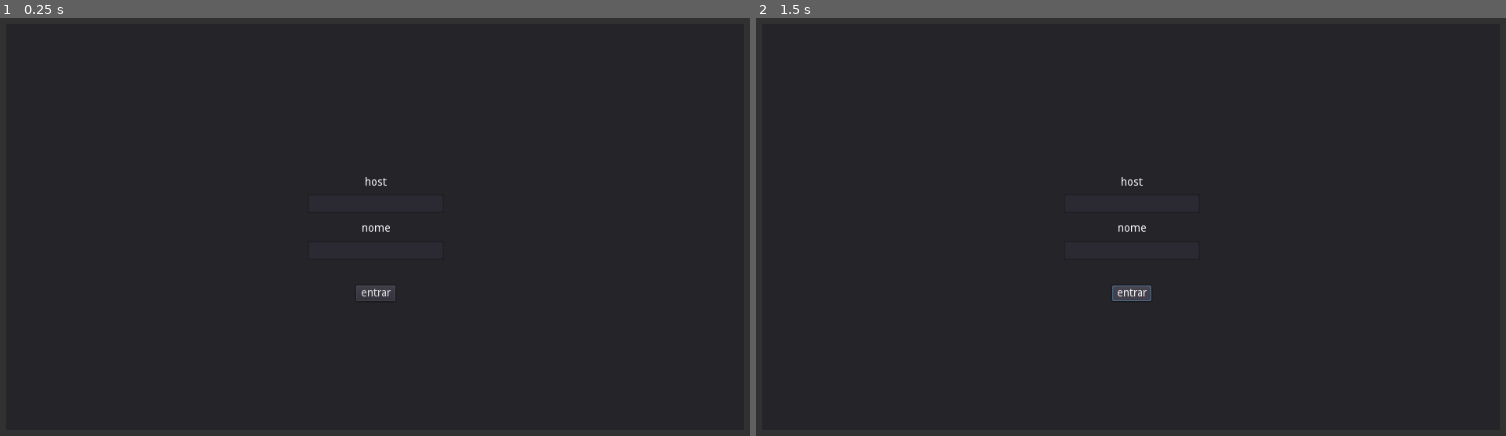
Above: before the commit, frames 1-2 (left to right).
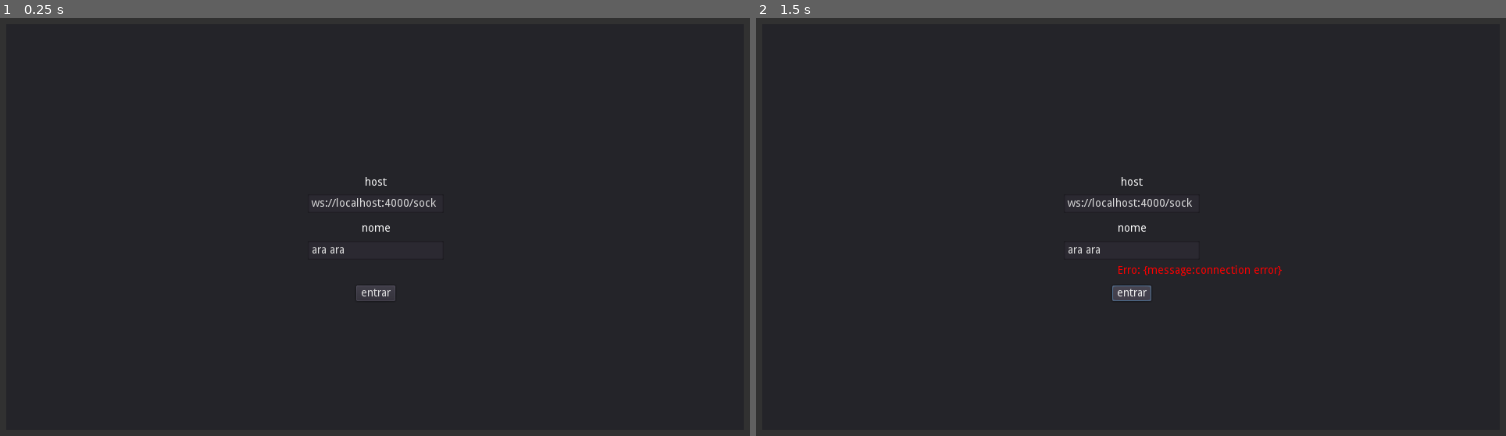
Above: after the commit, the same moments.

Repository: BielMaxBR/elixir-com-godot
Game: Godot game, scene res://login.tscn
The game is run twice, just before and just after one commit, with the same random seed, the same clock (stepped at 60 frames per second) and the same inputs.
Inputs:
- Up to frame 1 (0.25 s): no input
- Up to frame 2 (1.5 s): click "entrar" at 0.5 s; click "entrar" at 1.25 s

The runs differ from the first frame. In frame 1, 0.2% of the frame differs, in the area x 41-59%, y 43-57%; in frame 2, 0.4%, in the area x 41-71%, y 43-62%.

Commit message:
man a godot foi k +-

Diff:
--- a/godot_client/conection.gd
+++ b/godot_client/conection.gd
@@ -18,6 +18,7 @@
 	presence.connect("on_join", self, "_on_Presence_join")
 	presence.connect("on_leave", self, "_on_Presence_leave")
 
+
 	channel = socket.channel("chat:lobby", {}, presence)
 	channel.connect("on_event", self, "_on_Channel_event")
 	channel.connect("on_join_result", self, "_on_Channel_join_result")
@@ -37,7 +38,7 @@
 	print(error)
 	emit_signal("error", error)
 
-func _on_Channel_join_result():
+func _on_Presence_join():
 	print('?')
 	emit_signal("connected")
 
--- a/godot_client/login.tscn
+++ b/godot_client/login.tscn
@@ -38,6 +38,7 @@
 margin_top = -42.0
 margin_right = 87.5
 margin_bottom = -18.0
+text = "ws://localhost:4000/socket"
 __meta__ = {
 "_edit_use_anchors_": false
 }
@@ -51,6 +52,7 @@
 margin_top = 18.0
 margin_right = 87.5
 margin_bottom = 42.0
+text = "ara ara"
 __meta__ = {
 "_edit_use_anchors_": false
 }
--- /dev/null
+++ b/godot_client/padrao.gd
@@ -0,0 +1,81 @@
+extends Node2D
+
+var socket : PhoenixSocket
+var channel : PhoenixChannel
+var presence : PhoenixPresence
+
+func _ready():
+	socket = PhoenixSocket.new("ws://localhost:4000/socket", {
+	  params = {"ok": "ok"}
+	})
+
+	# Subscribe to Socket events
+	socket.connect("on_open", self, "_on_Socket_open")
+	socket.connect("on_close", self, "_on_Socket_close")
+	socket.connect("on_error", self, "_on_Socket_error")
+	socket.connect("on_connecting", self, "_on_Socket_connecting")
+
+	# If you want to track Presence
+	presence = PhoenixPresence.new()
+
+	# Subscribe to Presence events (sync_diff and sync_state are also implemented)
+	presence.connect("on_join", self, "_on_Presence_join")
+	presence.connect("on_leave", self, "_on_Presence_leave")
+
+	# Create a Channel
+	channel = socket.channel("chat:lobby", {}, presence)
+
+	# Subscribe to Channel events
+	channel.connect("on_event", self, "_on_Channel_event")
+	channel.connect("on_join_result", self, "_on_Channel_join_result")
+	channel.connect("on_error", self, "_on_Channel_error")
+	channel.connect("on_close", self, "_on_Channel_close")
+
+	call_deferred("add_child", socket, true)
+
+	# Connect!
+	socket.connect_socket()
+
+#
+# Socket events
+#
+
+func _on_Socket_open(payload):
+	channel.join()
+	print("_on_Socket_open: ", " ", payload)
+
+func _on_Socket_close(payload):
+	print("_on_Socket_close: ", " ", payload)
+
+func _on_Socket_error(payload):
+	print("_on_Socket_error: ", " ", payload)
+
+func _on_Socket_connecting(is_connecting):
+	print("_on_Socket_connecting: ", " ", is_connecting)
+
+#
+# Channel events
+#
+
+func _on_Channel_event(event, payload, status):
+	print("_on_Channel_event:  ", event, ", ", status, ", ", payload.body)
+
+func _on_Channel_join_result(status, result):
+	print("_on_Channel_join_result:  ", status, result)
+	channel.push("shout", {"body": "salve tmb"})
+
+func _on_Channel_error(error):
+	print("_on_Channel_error: " + str(error))
+
+func _on_Channel_close(closed):
+	print("_on_Channel_close: " + str(closed))
+
+#
+# Presence events
+#
+
+func _on_Presence_join(joins):
+	print("_on_Presence_join: " + str(joins))
+
+func _on_Presence_leave(leaves):
+	print("_on_Presence_leave: " + str(leaves))
--- /dev/null
+++ b/godot_client/padrao.tscn
@@ -0,0 +1,6 @@
+[gd_scene load_steps=2 format=2]
+
+[ext_resource path="res://padrao.gd" type="Script" id=1]
+
+[node name="Node2D" type="Node2D"]
+script = ExtResource( 1 )
